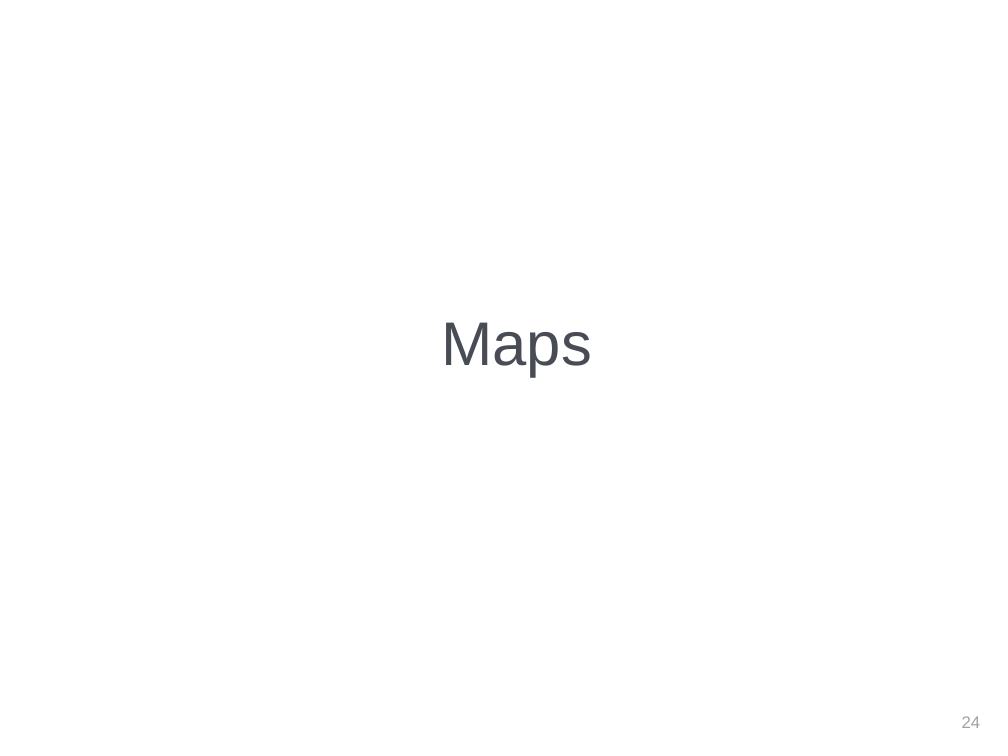
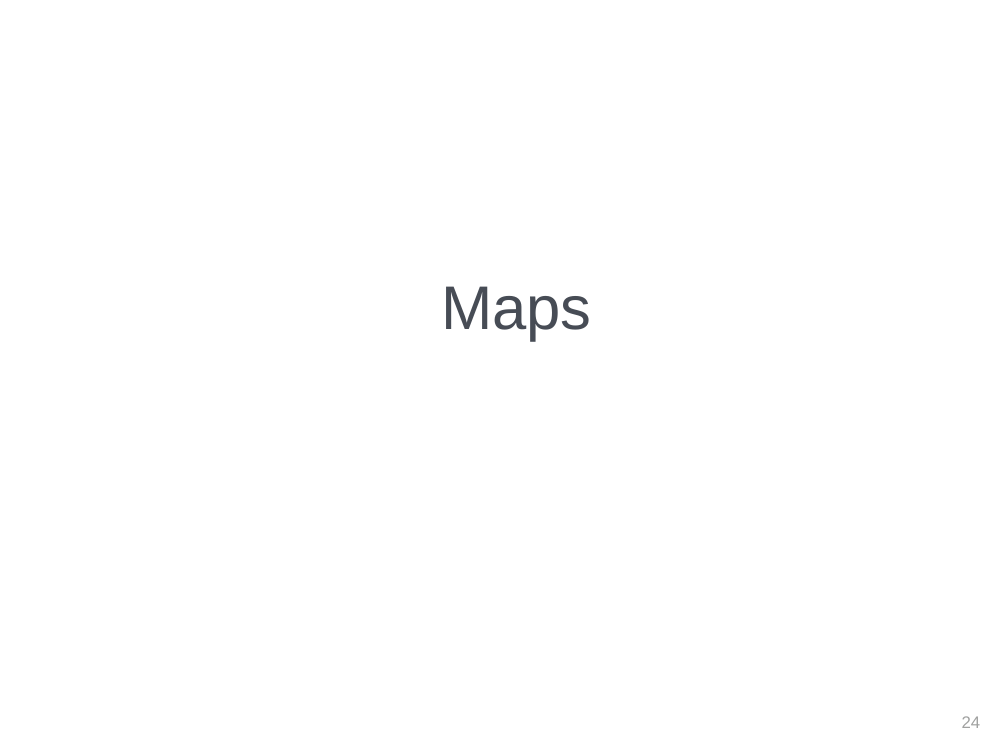
Before and after one commit to jhigherevature/spark-examples, a slide deck: slide 25 of revised-ppts/Day 15 PPT.pptx. Drawn at 1008x756 pixels with LibreOffice and Linux fonts; fonts in the diff are those of the drawing; background and template pictures are left out. Boxes give left, top, right and bottom in pixels: in the first picture for what was removed or moved away, otherwise in the second. Text is boxed around its words. In the diff, an @@ line names an element or a change of style, - is before the commit and + after.

```diff
--- a/revised-ppts/Day 15 PPT.pptx
+++ b/revised-ppts/Day 15 PPT.pptx
@@ text "Maps" moved from (x1=441, y1=322, x2=592, y2=376) to (x1=441, y1=286, x2=592, y2=341) @@
```
Also in this commit, not shown: 2 other slides changed, 22 other files.
